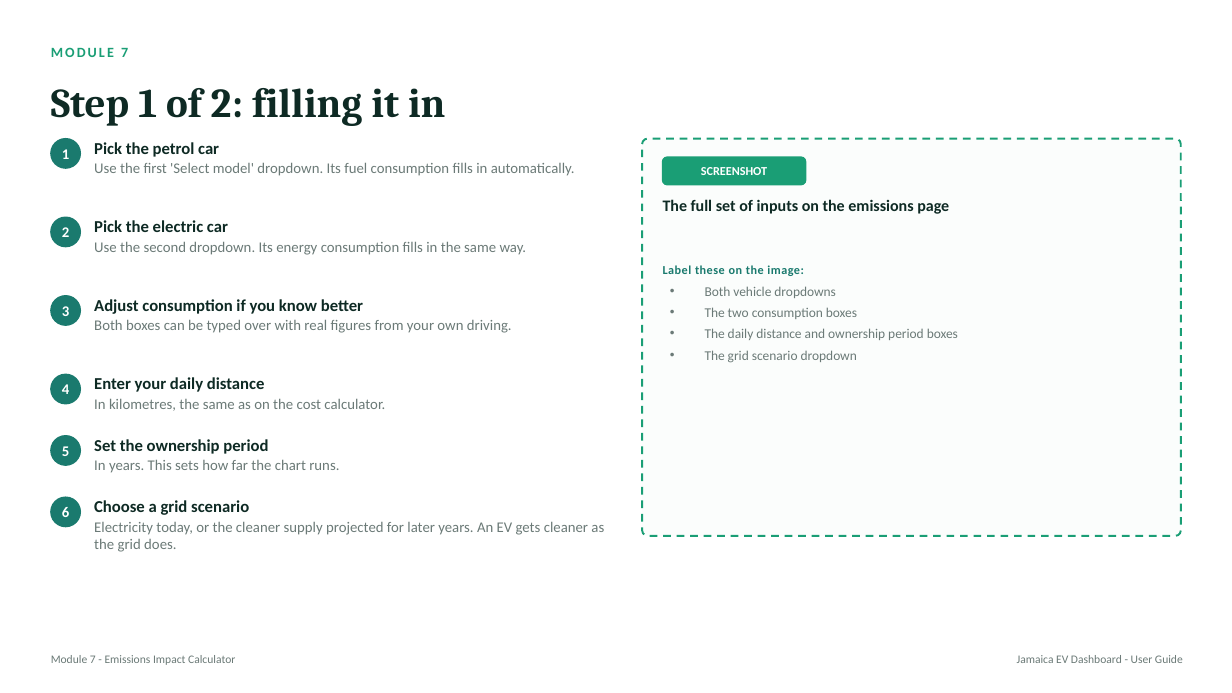
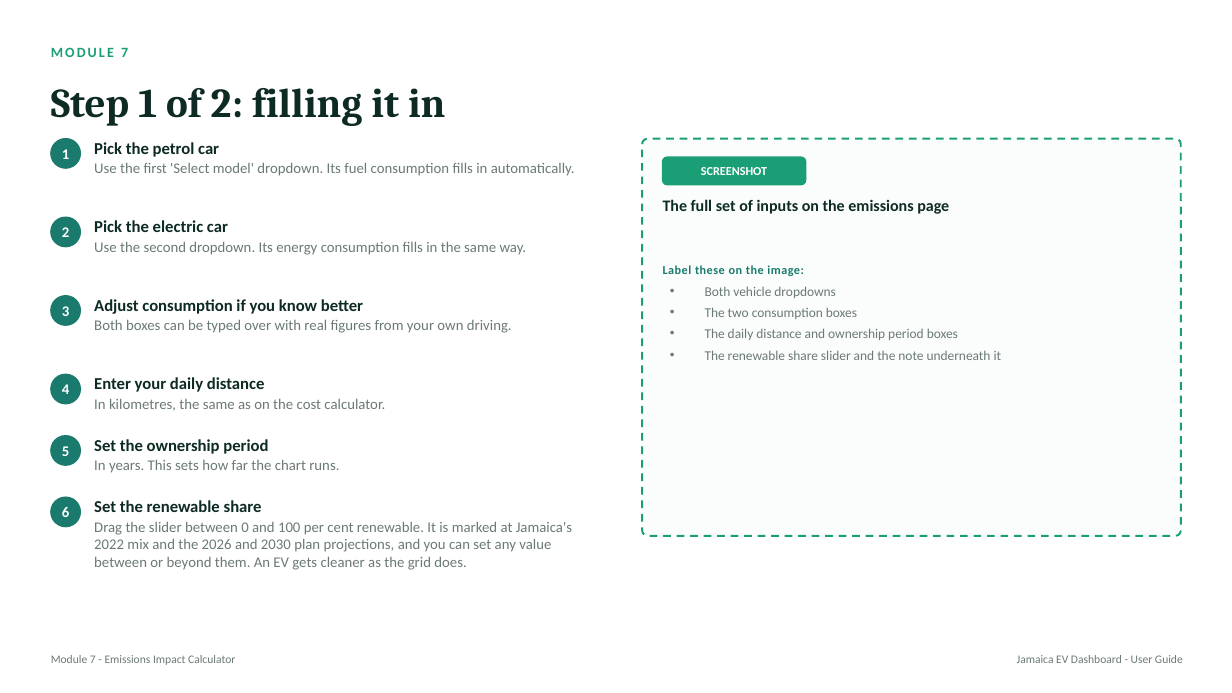
Before and after one commit to andsmart01-sketch/EV-Lab-UWI, a slide deck: slide 29 of docs/EV_Dashboard_User_Guide.pptx. Drawn at 1232x693 pixels with LibreOffice and Linux fonts; fonts in the diff are those of the drawing. Boxes give left, top, right and bottom in pixels: in the first picture for what was removed or moved away, otherwise in the second. Text is boxed around its words. In the diff, an @@ line names an element or a change of style, - is before the commit and + after.

```diff
--- a/docs/EV_Dashboard_User_Guide.pptx
+++ b/docs/EV_Dashboard_User_Guide.pptx
@@ text at <box>705,350,1002,360</box>: text changed @@
-• The grid scenario dropdown
+• The renewable share slider and the note underneath it
@@ text at <box>94,500,262,512</box>: text changed @@
-Choose a grid scenario
+Set the renewable share
@@ text at <box>94,522,572,570</box>: text changed @@
-Electricity today, or the cleaner supply projected for later years. An EV gets cleaner as the grid does.
+Drag the slider between 0 and 100 per cent renewable. It is marked at Jamaica's 2022 mix and the 2026 and 2030 plan projections, and you can set any value between or beyond them. An EV gets cleaner as the grid does.
```
Also in this commit, not shown: 11 other slides changed, 3 other files.
